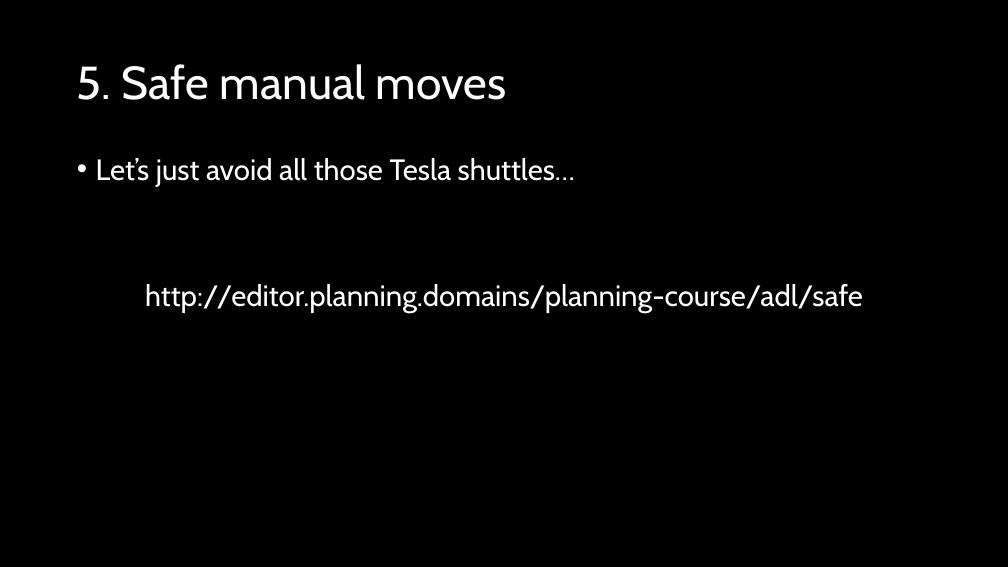
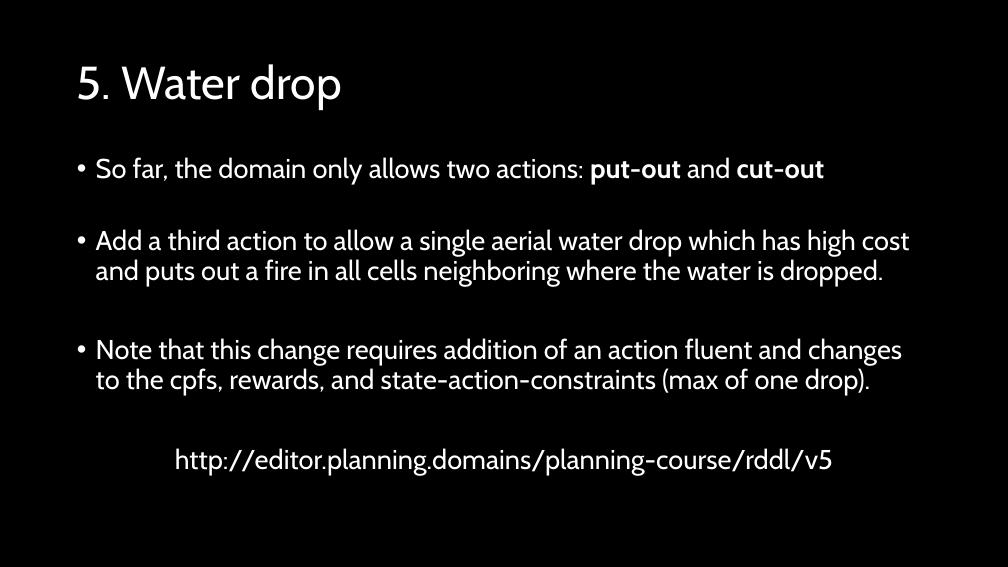
Before and after one commit to AI-Planning/modeling-in-pddl, a slide deck: slide 29 of exercises/cisc-813/rddl/slides.pptx (slide 31 before the commit). Drawn at 1008x567 pixels with LibreOffice and Linux fonts; fonts in the diff are those of the drawing. Boxes give left, top, right and bottom in pixels: in the first picture for what was removed or moved away, otherwise in the second. Text is boxed around its words. In the diff, an @@ line names an element or a change of style, - is before the commit and + after.

Commit message:
Finished up the final rddl tasks.

```diff
--- a/exercises/cisc-813/rddl/slides.pptx
+++ b/exercises/cisc-813/rddl/slides.pptx
@@ title at <box>77,64,342,110</box>: text changed @@
-5. Safe manual moves
+5. Water drop
@@ text at <box>96,157,910,475</box>: text changed; size 28 to 25.9 pt @@
-• Let’s just avoid all those Tesla shuttles…
-http://editor.planning.domains/planning-course/adl/safe
+• So far, the domain only allows two actions: put-out and cut-out
+• Add a third action to allow a single aerial water drop which has high cost and puts out a fire in all cells neighboring where the water is dropped.
+• Note that this change requires addition of an action fluent and changes to the cpfs, rewards, and state-action-constraints (max of one drop).
+http://editor.planning.domains/planning-course/rddl/v5
```
Also in this commit, not shown: 8 other slides changed, 2 slides removed.
